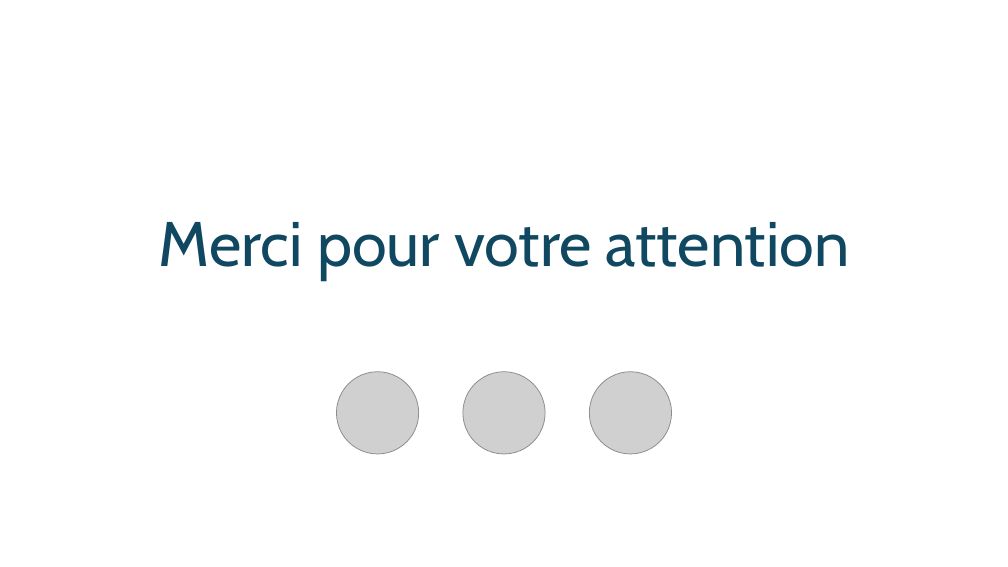
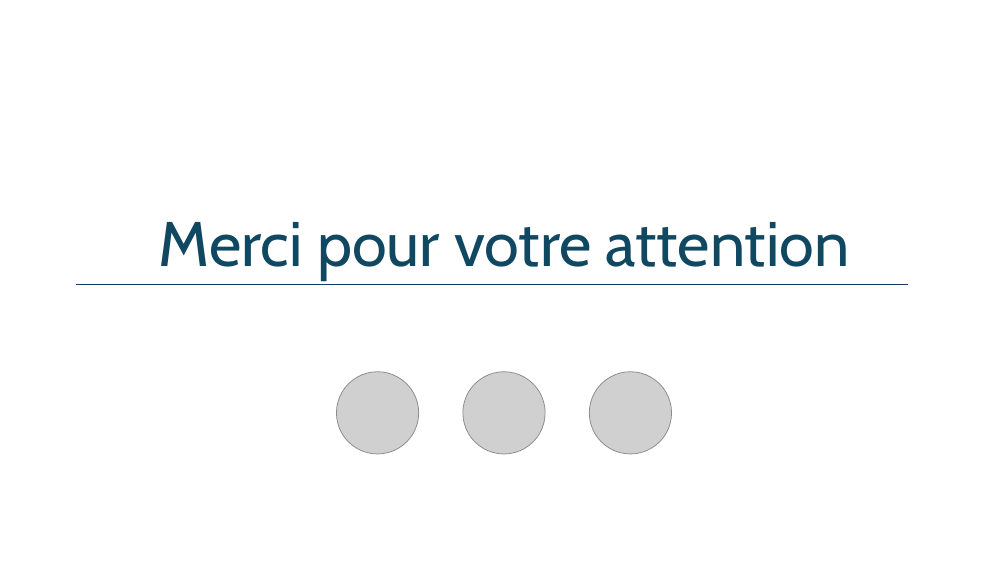
Before and after one commit to Other-Project/SI3-PARM, a slide deck: slide 11 of docs/SI3 – PARM Project - ArchiPoly.pptx (slide 10 before the commit). Drawn at 1008x567 pixels with LibreOffice and Linux fonts; fonts in the diff are those of the drawing; grey boxes stand for pictures. Boxes give left, top, right and bottom in pixels: in the first picture for what was removed or moved away, otherwise in the second. Text is boxed around its words. In the diff, an @@ line names an element or a change of style, - is before the commit and + after.

```diff
--- a/docs/SI3 – PARM Project - ArchiPoly.pptx
+++ b/docs/SI3 – PARM Project - ArchiPoly.pptx
@@ line added from (908, 284) to (76, 284), #163E64 1.5 pt @@
```
Also in this commit, not shown: 8 other slides changed, 1 slide added, 1 other file.
